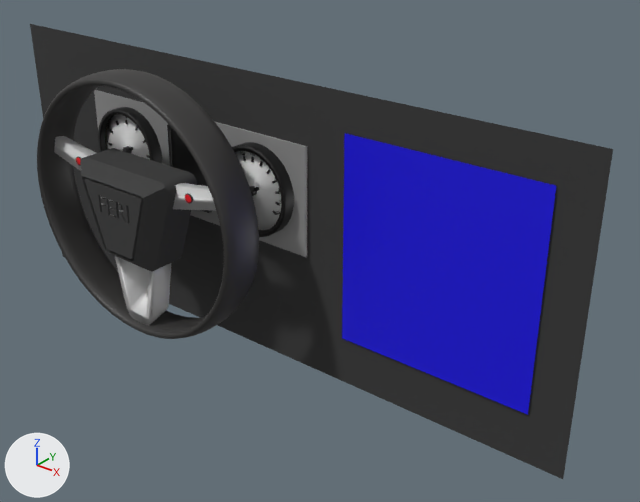
Before and after pictures for a commit that changed the glTF model scenariji/glb_objects/armaturna_plosca.glb.
Camera for both pictures: a camera (50 mm lens) standing at (0.802, -0.756, 0.403) and looking at (0.192, 0.006, -0.069). The axes (+X, +Y, +Z) are drawn at lower left. The lights are the same throughout. Vertices at the same position are counted once.
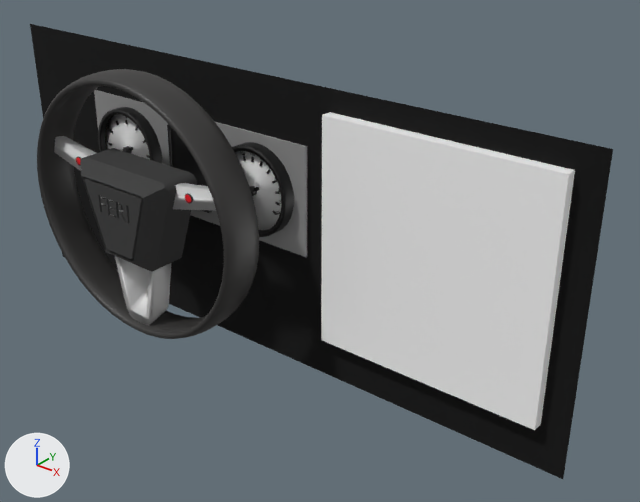
The newer file is also turned or shifted as a whole; pictures and numbers use the older file's frame.

Location of each change, (x1, y1, x2, y2) in pixels of the pictures (640 x 502 px):
'Plane.001', surface changed: (30, 24, 613, 479) in both
'Cube', added: after (321, 112, 575, 430)
part 1 of me_plane_005, deleted (blue): before (342, 133, 556, 415)

Patch to the scene script:
```diff
--- a/scenariji/glb_objects/armaturna_plosca.glb.py
+++ b/scenariji/glb_objects/armaturna_plosca.glb.py
@@ mat_maingrayrough @@
 n1 = _N.new('ShaderNodeOutputMaterial'); n1.name = 'Material Output'
-n2 = _N.new('ShaderNodeMath'); n2.name = 'Math'
-n2.operation = 'MULTIPLY'
-n2.inputs[1].default_value = 0.0  # 'Value'
 n3 = _N.new('ShaderNodeSeparateColor'); n3.name = 'Separate Color'
@@ mat_maingrayrough @@
 n0 = _N.new('ShaderNodeBsdfPrincipled'); n0.name = 'Principled BSDF'
 _L.new(n0.outputs[0], n1.inputs[0])  # 'BSDF' to 'Surface'
-_L.new(n2.outputs[0], n0.inputs[1])  # 'Value' to 'Metallic'
-_L.new(n3.outputs[2], n2.inputs[0])  # 'Blue' to 'Value'
 _L.new(n3.outputs[1], n0.inputs[2])  # 'Green' to 'Roughness'
 _L.new(n4.outputs[0], n3.inputs[0])  # 'Color' to 'Color'
+_L.new(n3.outputs[2], n0.inputs[1])  # 'Blue' to 'Metallic'
@@ mat_material_002 @@
+mat_material_002 = principled_material('Material.002')
+mat_material_002.base_color = (1.0, 1.0, 1.0)  # white #ffffff
@@ me_plane_005 @@
 me_plane_005.from_pydata(...)  # 9756 vertices, 19058 faces; spans x -5.57..1.38, y -1.49..1.35, z -0.04..0.0
 # used by ob_plane_001; location = (0.36, -0.002, -0.041); rotation_euler = (-1.571, 0.0, 3.142), in degrees (-90, 0, 180); scale = (-0.126, -0.133, -3.1)
-me_plane_005.materials.append(mat_material_034)  # blue #1000e7
+# me_plane_005 part 1: the loose piece of 4 vertices spanning x -1.0..1.0, y -1.0..1.0, z 0.0 is deleted
 me_plane_005.materials.append(mat_maingrayrough)
@@ me_cube @@
+me_cube.from_pydata(...)  # a box spanning x -1.0..1.0, y -1.0..1.0, z -1.0..1.0
+me_cube.materials.append(mat_material_002)  # white #ffffff
@@ ob_cube @@
+ob_cube = bpy.data.objects.new('Cube', me_cube)
+ob_cube.location = (0.355, 0.0, -0.035)
+ob_cube.rotation_euler = (0.0, 1.573, 0.0)  # degrees (0, 90, 0)
+ob_cube.scale = (-0.145, -0.0139, -0.145)
```
